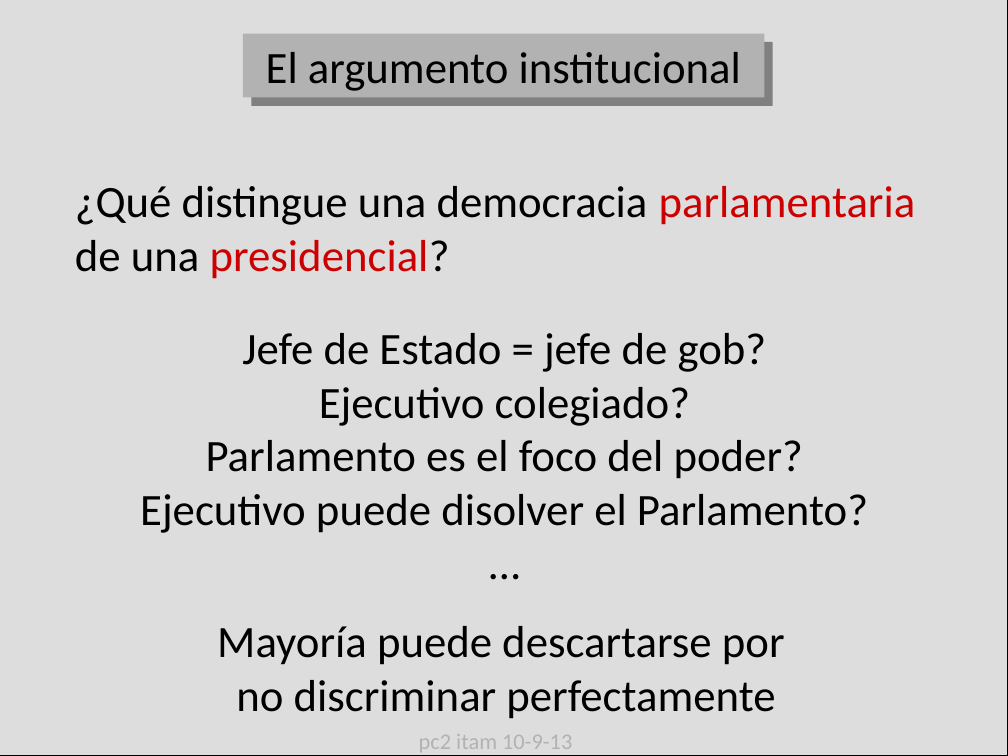
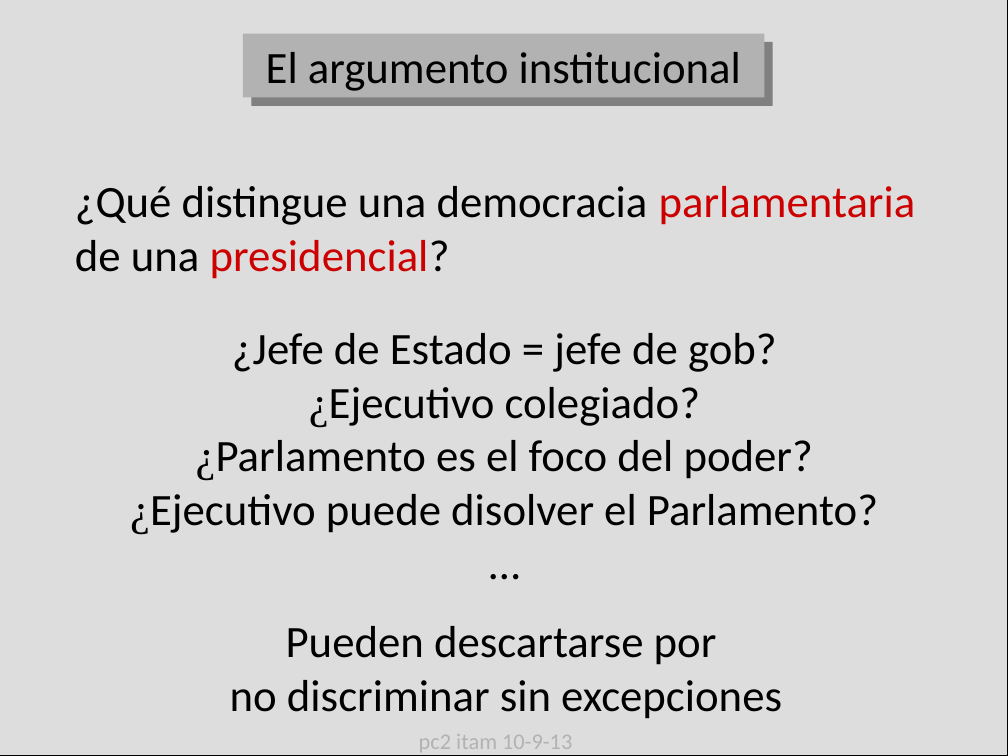
Before and after one commit to emagar/pc2, a slide deck: slide 4 of clases/04-pres-parl-chile/04pc2pres-parlChile.pptx. Drawn at 1008x756 pixels with LibreOffice and Linux fonts; fonts in the diff are those of the drawing. Boxes give left, top, right and bottom in pixels: in the first picture for what was removed or moved away, otherwise in the second. Text is boxed around its words. In the diff, an @@ line names an element or a change of style, - is before the commit and + after.

```diff
--- a/clases/04-pres-parl-chile/04pc2pres-parlChile.pptx
+++ b/clases/04-pres-parl-chile/04pc2pres-parlChile.pptx
@@ text at (130, 333, 878, 535): text changed @@
-Jefe de Estado = jefe de gob?
-Ejecutivo colegiado?
-Parlamento es el foco del poder?
-Ejecutivo puede disolver el Parlamento?
-…
+¿Jefe de Estado = jefe de gob?
+¿Ejecutivo colegiado?
+¿Parlamento es el foco del poder?
+¿Ejecutivo puede disolver el Parlamento?
+…
@@ text at (230, 626, 782, 719): text changed @@
-Mayoría puede descartarse por
-no discriminar perfectamente
+Pueden descartarse por
+no discriminar sin excepciones
```
Also in this commit, not shown: 1 other slide changed.
